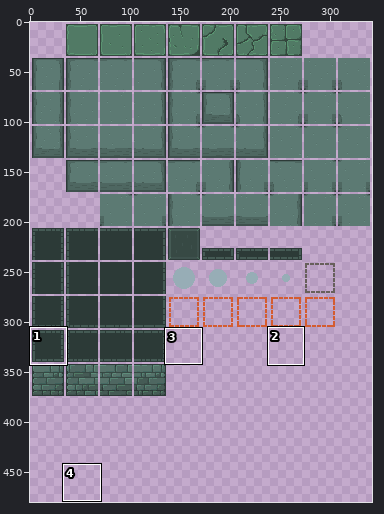
Edited in one commit: sprite sheet (src/assets/tilesets/dungeon.png). Above, an overview of the earlier version with the close-up marked.
Close-up. The starting point:
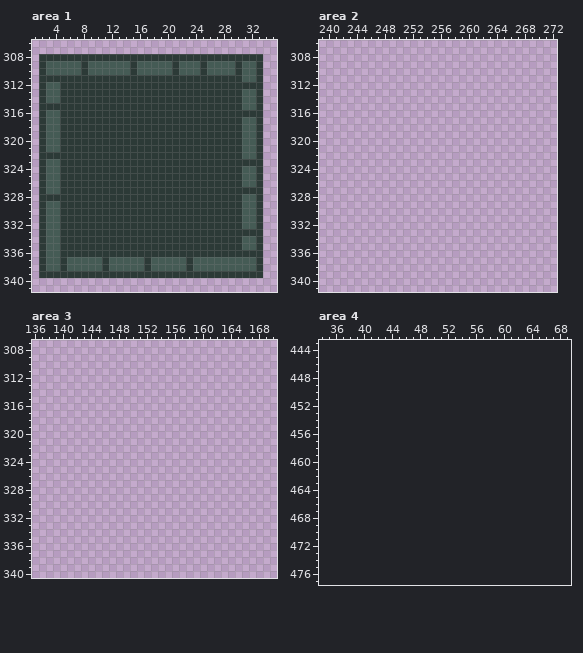
The file is 342x376 pixels. Colours within 5 levels of each other are drawn and written as one. Shown: area 1: x 1..35, y 306..341; area 2: x 239..272, y 306..341; area 3: x 136..170, y 307..340; area 4: x 34..69, y 443..477. The old version is drawn lined up with the new one, on the new canvas. The wide view leaves out empty margins. The commit also changed other parts of the picture, which this record leaves out.
After the commit:
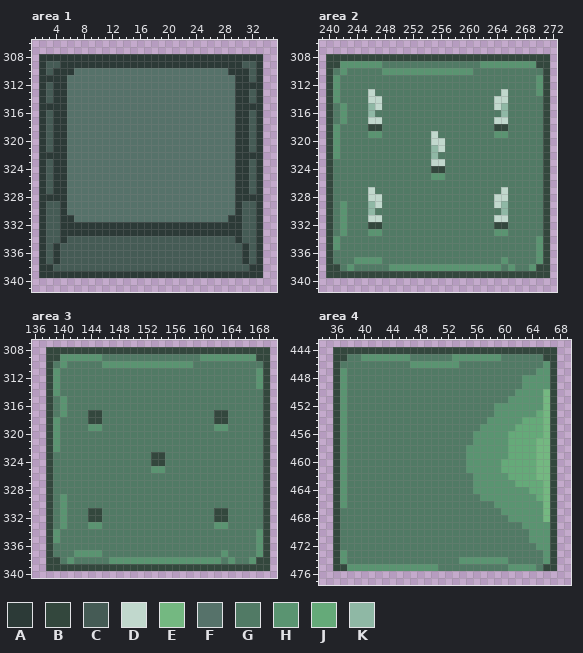
Palette (. is transparent): A #2c3a37  B #33473d  C #455b55  D #c1d8cd  E #74b881  F #56726a  G #517a65  H #5a9471  J #65aa79  K #8fb8a5
The exact change:
canvas 342x376 -> 342x546
Changed rows in their new state; - is an unchanged pixel.
Area 1:
first column x 3:
309 --AAA-AAAAAA-AAAAA-AAA-AAAA---
310 -AAAFFFFFFFFFFFFFFFFFFFFFFA-A-
311 ---FFFFFFFFFFFFFFFFFFFFFFFF-A-
312 -A-FFFFFFFFFFFFFFFFFFFFFFFF---
313 -A-FFFFFFFFFFFFFFFFFFFFFFFF-A-
314 -A-FFFFFFFFFFFFFFFFFFFFFFFF-A-
315 ---FFFFFFFFFFFFFFFFFFFFFFFF-AA
316 -A-FFFFFFFFFFFFFFFFFFFFFFFF--C
317 -A-FFFFFFFFFFFFFFFFFFFFFFFF-A-
318 -A-FFFFFFFFFFFFFFFFFFFFFFFF-A-
319 -A-FFFFFFFFFFFFFFFFFFFFFFFF-A-
320 -A-FFFFFFFFFFFFFFFFFFFFFFFF-A-
321 -A-FFFFFFFFFFFFFFFFFFFFFFFF-A-
322 ---FFFFFFFFFFFFFFFFFFFFFFFF-AA
323 -A-FFFFFFFFFFFFFFFFFFFFFFFF--C
324 -A-FFFFFFFFFFFFFFFFFFFFFFFF-A-
325 -A-FFFFFFFFFFFFFFFFFFFFFFFF-A-
326 -A-FFFFFFFFFFFFFFFFFFFFFFFF-A-
327 -A-FFFFFFFFFFFFFFFFFFFFFFFF--C
328 ---FFFFFFFFFFFFFFFFFFFFFFFF-AA
329 ---FFFFFFFFFFFFFFFFFFFFFFFF---
330 ---FFFFFFFFFFFFFFFFFFFFFFFF---
331 ----FFFFFFFFFFFFFFFFFFFFFF----
333 ----------------------------CC
334 ---CCCCCCCCCCCCCCCCCCCCCCCC---
335 -ACCCCCCCCCCCCCCCCCCCCCCCCCCA-
336 -ACCCCCCCCCCCCCCCCCCCCCCCCCC-C
337 -AC-----C-----C-----C-------A-
338 A-C-----C-----C-----C--------A
Area 2:
first column x 240:
308 BBBBBBBBBBBBBBBBBBBBBBBBBBBBBBBB
309 BBHHHHHHGGGGGGGGGGGGGGHHHHHHHHBB
310 BGHGGGGGHHHHHHHHHHHHHGGGGGGGGGGB
311 BHGGGGGGGGGGGGGGGGGGGGGGGGGGGGHB
312 BHGGGGGGGGGGGGGGGGGGGGGGGGGGGGHB
313 BHGGGGDGGGGGGGGGGGGGGGGGGDGGGGHB
314 BHGGGGDDGGGGGGGGGGGGGGGGDDGGGGGB
315 BGHGGGKDGGGGGGGGGGGGGGGGDKGGGGGB
316 BGHGGGKGGGGGGGGGGGGGGGGGGKGGGGGB
317 BGHGGGDDGGGGGGGGGGGGGGGGDDGGGGGB
318 BHGGGGBBGGGGGGGGGGGGGGGGBBGGGGGB
319 BHGGGGHHGGGGGGGDGGGGGGGGHHGGGGGB
320 BHGGGGGGGGGGGGGDDGGGGGGGGGGGGGGB
321 BHGGGGGGGGGGGGGKDGGGGGGGGGGGGGGB
322 BHGGGGGGGGGGGGGKGGGGGGGGGGGGGGGB
323 BGGGGGGGGGGGGGGDDGGGGGGGGGGGGGGB
324 BGGGGGGGGGGGGGGBBGGGGGGGGGGGGGGB
325 BGGGGGGGGGGGGGGHHGGGGGGGGGGGGGGB
326 BGGGGGGGGGGGGGGGGGGGGGGGGGGGGGGB
327 BGGGGGDGGGGGGGGGGGGGGGGGGDGGGGGB
328 BGGGGGDDGGGGGGGGGGGGGGGGDDGGGGGB
329 BGHGGGKDGGGGGGGGGGGGGGGGDKGGGGGB
330 BGHGGGKGGGGGGGGGGGGGGGGGGKGGGGGB
331 BGHGGGDDGGGGGGGGGGGGGGGGDDGGGGGB
332 BGHGGGBBGGGGGGGGGGGGGGGGBBGGGGGB
333 BGHGGGHHGGGGGGGGGGGGGGGGHHGGGGGB
334 BHGGGGGGGGGGGGGGGGGGGGGGGGGGGGHB
335 BHGGGGGGGGGGGGGGGGGGGGGGGGGGGGHB
336 BGGGGGGGGGGGGGGGGGGGGGGGGGGGGGHB
337 BGGGHHHHGGGGGGGGGGGGGGGGGHGGGGHB
338 BBGHGGGGGHHHHHHHHHHHHHHHHGHGGHBB
339 BBBBBBBBBBBBBBBBBBBBBBBBBBBBBBBB
Area 3:
first column x 138:
308 BBBBBBBBBBBBBBBBBBBBBBBBBBBBBBBB
309 BBHHHHHHGGGGGGGGGGGGGGHHHHHHHHBB
310 BGHGGGGGHHHHHHHHHHHHHGGGGGGGGGGB
311 BHGGGGGGGGGGGGGGGGGGGGGGGGGGGGHB
312 BHGGGGGGGGGGGGGGGGGGGGGGGGGGGGHB
313 BHGGGGGGGGGGGGGGGGGGGGGGGGGGGGHB
314 BHGGGGGGGGGGGGGGGGGGGGGGGGGGGGGB
315 BGHGGGGGGGGGGGGGGGGGGGGGGGGGGGGB
316 BGHGGGGGGGGGGGGGGGGGGGGGGGGGGGGB
317 BGHGGGBBGGGGGGGGGGGGGGGGBBGGGGGB
318 BHGGGGBBGGGGGGGGGGGGGGGGBBGGGGGB
319 BHGGGGHHGGGGGGGGGGGGGGGGHHGGGGGB
320 BHGGGGGGGGGGGGGGGGGGGGGGGGGGGGGB
321 BHGGGGGGGGGGGGGGGGGGGGGGGGGGGGGB
322 BHGGGGGGGGGGGGGGGGGGGGGGGGGGGGGB
323 BGGGGGGGGGGGGGGBBGGGGGGGGGGGGGGB
324 BGGGGGGGGGGGGGGBBGGGGGGGGGGGGGGB
325 BGGGGGGGGGGGGGGHHGGGGGGGGGGGGGGB
326 BGGGGGGGGGGGGGGGGGGGGGGGGGGGGGGB
327 BGGGGGGGGGGGGGGGGGGGGGGGGGGGGGGB
328 BGGGGGGGGGGGGGGGGGGGGGGGGGGGGGGB
329 BGHGGGGGGGGGGGGGGGGGGGGGGGGGGGGB
330 BGHGGGGGGGGGGGGGGGGGGGGGGGGGGGGB
331 BGHGGGBBGGGGGGGGGGGGGGGGBBGGGGGB
332 BGHGGGBBGGGGGGGGGGGGGGGGBBGGGGGB
333 BGHGGGHHGGGGGGGGGGGGGGGGHHGGGGGB
334 BHGGGGGGGGGGGGGGGGGGGGGGGGGGGGHB
335 BHGGGGGGGGGGGGGGGGGGGGGGGGGGGGHB
336 BGGGGGGGGGGGGGGGGGGGGGGGGGGGGGHB
337 BGGGHHHHGGGGGGGGGGGGGGGGGHGGGGHB
338 BBGHGGGGGHHHHHHHHHHHHHHHHGHGGHBB
339 BBBBBBBBBBBBBBBBBBBBBBBBBBBBBBBB
Area 4:
first column x 36:
444 BBBBBBBBBBBBBBBBBBBBBBBBBBBBBBBB
445 BBGGHHHHHHHGGGGGGHHHHHHHGGGGGGBB
446 BGGGGGGGGGGHHHHHHHGGGGGGGGGGGGHB
447 BHGGGGGGGGGGGGGGGGGGGGGGGGGGGHHB
448 BHGGGGGGGGGGGGGGGGGGGGGGGGGHHHHB
449 BHGGGGGGGGGGGGGGGGGGGGGGGGGHHHHB
450 BHGGGGGGGGGGGGGGGGGGGGGGGGHHHHEB
451 BHGGGGGGGGGGGGGGGGGGGGGGGHHHHHEB
452 BHGGGGGGGGGGGGGGGGGGGGGHHHHHHHEB
453 BHGGGGGGGGGGGGGGGGGGGGGHHHHHHJEB
454 BHGGGGGGGGGGGGGGGGGGGGHHHHHJJJEB
455 BHGGGGGGGGGGGGGGGGGGGHHHHHJJJJEB
456 BHGGGGGGGGGGGGGGGGGGHHHHHJJJJJEB
457 BHGGGGGGGGGGGGGGGGGGHHHHHJJJJEEB
458 BHGGGGGGGGGGGGGGGGGHHHHHHJJJJEEB
459 BHGGGGGGGGGGGGGGGGGHHHHHHJJJJEEB
460 BHGGGGGGGGGGGGGGGGGHHHHHJJJJJEEB
461 BHGGGGGGGGGGGGGGGGGHHHHHJJJJJEEB
462 BHGGGGGGGGGGGGGGGGGGHHHHHJJJJEEB
463 BHGGGGGGGGGGGGGGGGGGHHHHHHJJJJEB
464 BHGGGGGGGGGGGGGGGGGGHHHHHHHHJJEB
465 BHGGGGGGGGGGGGGGGGGGGHHHHHHHHJEB
466 BHGGGGGGGGGGGGGGGGGGGGGHHHHHHHEB
467 BGGGGGGGGGGGGGGGGGGGGGGGHHHHHHEB
468 BGGGGGGGGGGGGGGGGGGGGGGGGHHHHHEB
469 BGGGGGGGGGGGGGGGGGGGGGGGGGGHHHHB
470 BGGGGGGGGGGGGGGGGGGGGGGGGGGGHHHB
471 BGGGGGGGGGGGGGGGGGGGGGGGGGGGHHHB
472 BGGGGGGGGGGGGGGGGGGGGGGGGGGGGHHB
473 BHGGGGGGGGGGGGGGGGGGGGGGGGGGGGHB
474 BHGGGGGGGGGGGGGGGGHHHHHHHGGGGGHB
475 BBHHHHHHHHHHHHHGGGGGGGGGGHHHHGBB
Where, in picture pixels (left, top, right, bottom), the same in both close-ups:
changed: (46, 61, 256, 271)
added: (326, 54, 550, 278)
added: (46, 347, 270, 571)
added: (333, 347, 557, 571)
